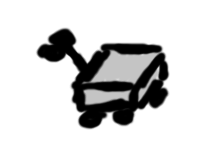
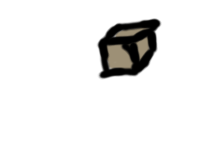
Revision of a layered 206 x 158 image; what changed, layer by layer:
added layer "Layer #8" above "Layer #9" over (96, 18, 162, 80)
added layer "Layer #9" above "Pasted Layer" over (101, 25, 153, 73)
hid "Pasted Layer" over (35, 27, 170, 130)
hid "Layer" over (78, 45, 161, 110)
